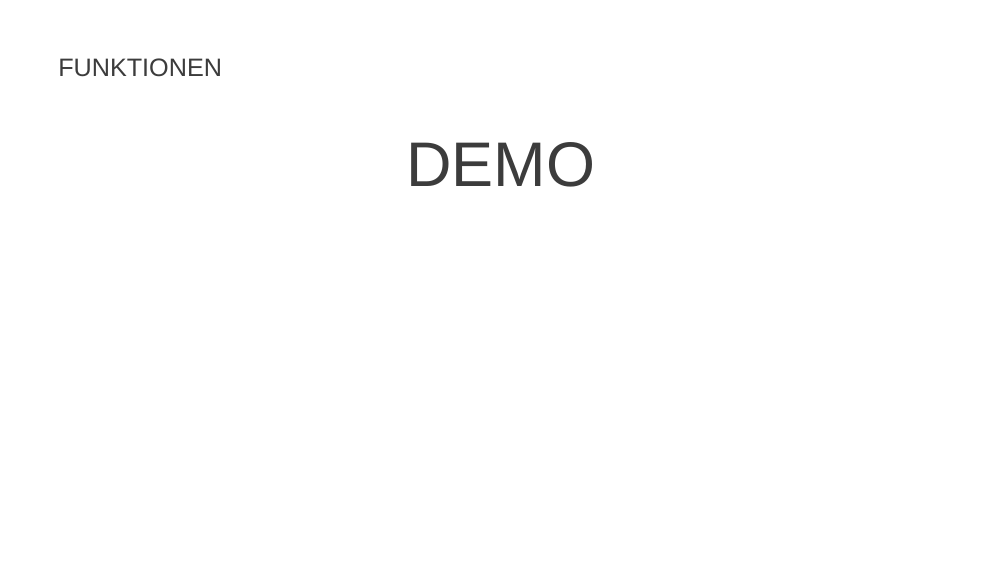
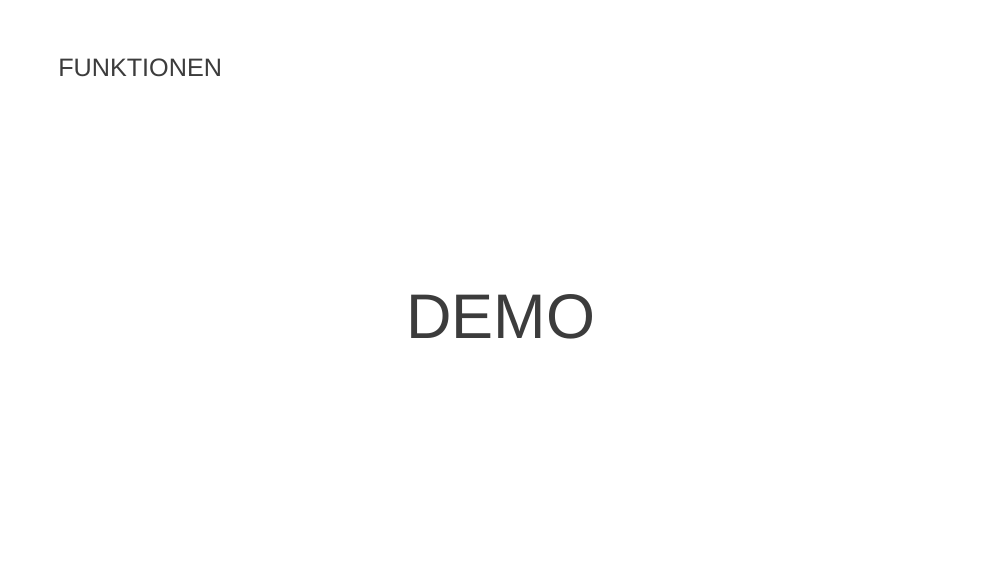
Before and after one commit to JohannesFeige/typescriptTrainingGrundlagen, a slide deck: slide 13 of TypeScriptBasics.pptx. Drawn at 1008x567 pixels with LibreOffice and Linux fonts; fonts in the diff are those of the drawing; background and template pictures are left out. Boxes give left, top, right and bottom in pixels: in the first picture for what was removed or moved away, otherwise in the second. Text is boxed around its words. In the diff, an @@ line names an element or a change of style, - is before the commit and + after.

```diff
--- a/TypeScriptBasics.pptx
+++ b/TypeScriptBasics.pptx
@@ text "DEMO" at [406,294,595,339]: vertical alignment top to middle @@
```
Also in this commit, not shown: 7 other slides changed, 5 slides added, 7 other files.
